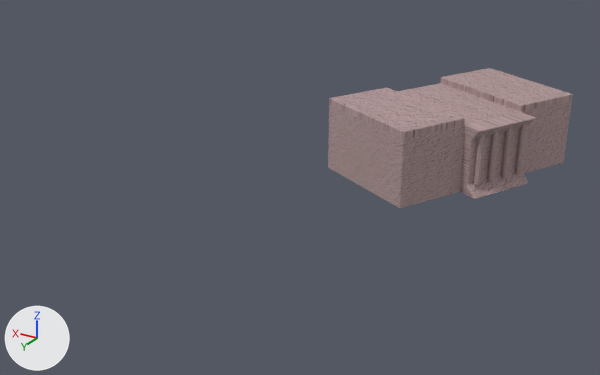
Two versions of the glTF model assets/models/BellasArtes.gltf, one commit apart.
The view is the same before and after, from a camera (50 mm lens) standing at (2.93, 0.22, 2.04) and looking at (5.28, -3.7, 0.08). Arrows for +X, +Y and +Z are at lower left; the lights stay in place. Vertices at the same position are counted once.

In view in the first picture: 'BellasArtes'.
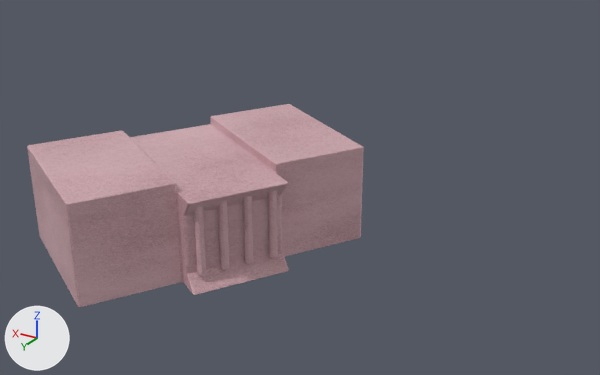
Changed parts and their boxes [x1, y1, x2, y2] in the pictures (600 x 375 px):
'BellasArtes', surface changed, moved, turned, rescaled
    before: [328, 68, 573, 208]
    after: [27, 104, 364, 307]

Edits to the bpy script that builds the scene:
```text
Add img_bellas_artes_1:
    img_bellas_artes_1 = load_image('BELLAS ARTES 1', '_unpacked/BELLAS_ARTES_1', 1024, 1024, 'sRGB')
Add img_bellas_artes_2:
    img_bellas_artes_2 = load_image('BELLAS ARTES 2', '_unpacked/BELLAS_ARTES_2', 1024, 1024, 'Non-Color')
Add mat_pared_definitiva_mas_oscura___b:
    mat_pared_definitiva_mas_oscura___b = bpy.data.materials.new('PARED DEFINITIVA MAS OSCURA - B')
    # uses the picture img_bellas_artes_1
    # uses the picture img_bellas_artes_2
Change me_cubo_004:
    where me_cubo_004.from_pydata(...)  # 368 vertices, 716 faces; spans x -1.0..1.0, y -1.34..1.0, z -1.0..1.2
    used by ob_bellasartes; location = (4.738, -4.701, 0.207); rotation_euler = (0.0, 0.0, -2.043), in degrees (0, 0, -117); scale = (0.697, 0.382, 0.218)
    me_cubo_004 part 1: 680 faces spanning x -1.0..1.0, y -1.34..1.0, z -1.0..1.2 switch from mat_material_009 (picture img_imagen_7) to mat_pared_definitiva_mas_oscura___b
Change ob_bellasartes:
    ob_bellasartes.location: (4.738, -4.701, 0.207) -> (5.532, -3.047, 0.207)
    ob_bellasartes.rotation_euler: (0.0, 0.0, -2.043) -> (0.0, 0.0, -2.112)  # degrees (0, 0, -117) -> degrees (0, 0, -121)
    ob_bellasartes.scale: (0.697, 0.382, 0.218) -> (0.784, 0.43, 0.246)
```
